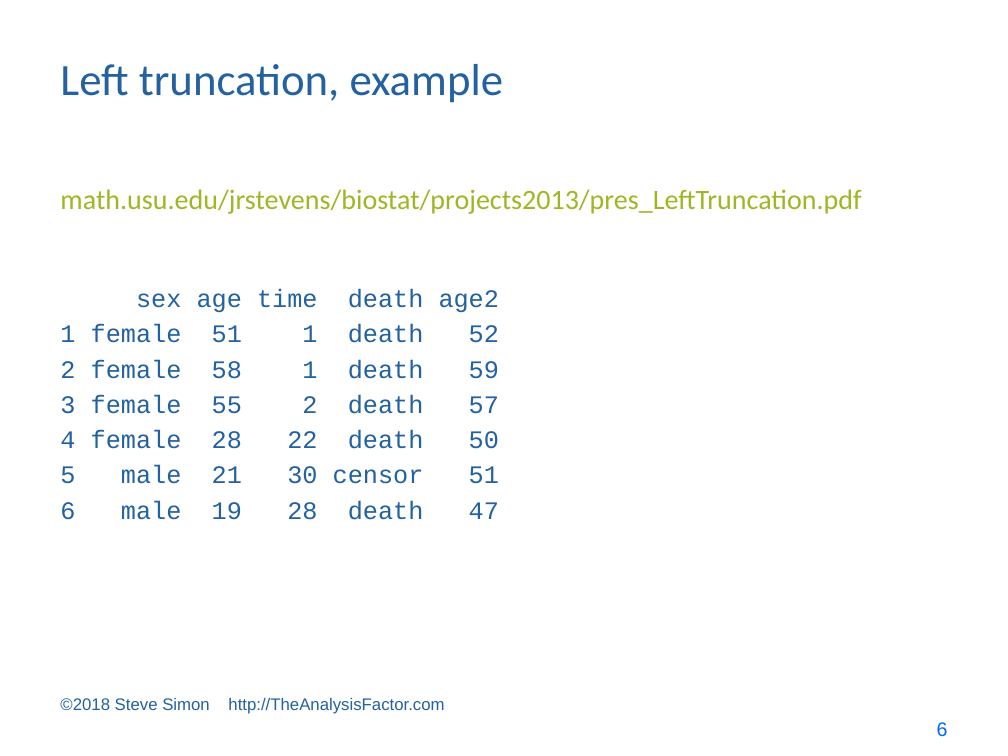
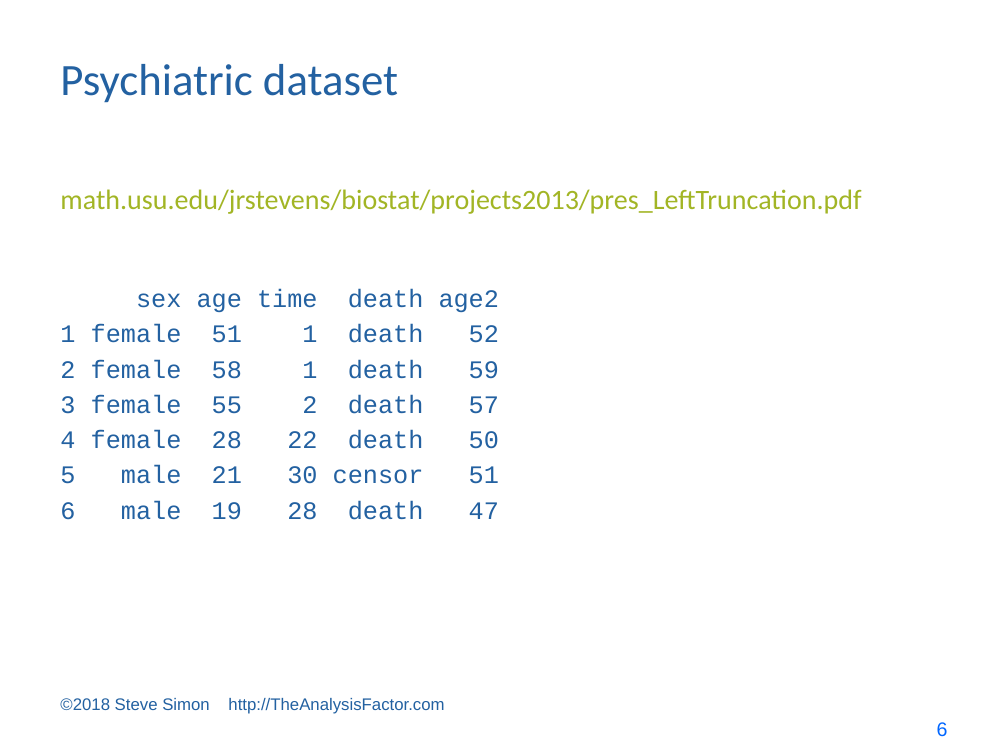
Before and after one commit to pmean/survival-models, a slide deck: slide 6 of bin/survival lecture 7.pptx. Drawn at 1008x756 pixels with LibreOffice and Linux fonts; fonts in the diff are those of the drawing. Boxes give left, top, right and bottom in pixels: in the first picture for what was removed or moved away, otherwise in the second. Text is boxed around its words. In the diff, an @@ line names an element or a change of style, - is before the commit and + after.

```diff
--- a/bin/survival lecture 7.pptx
+++ b/bin/survival lecture 7.pptx
@@ title at (x1=60, y1=64, x2=398, y2=103): text changed @@
-Left truncation, example
+Psychiatric dataset
```
Also in this commit, not shown: 14 other slides changed, 1 slide added, 3 other files.
